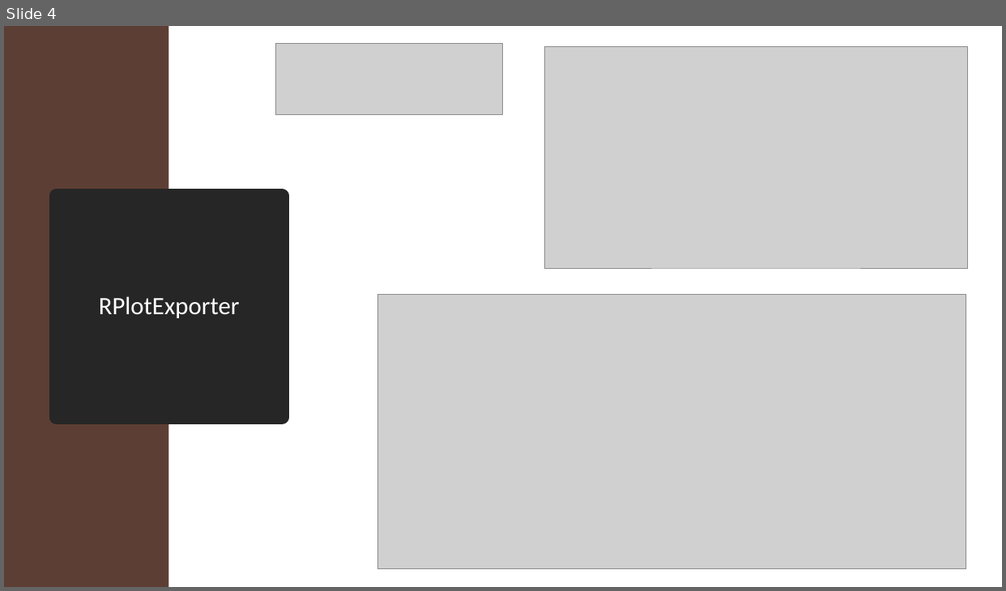
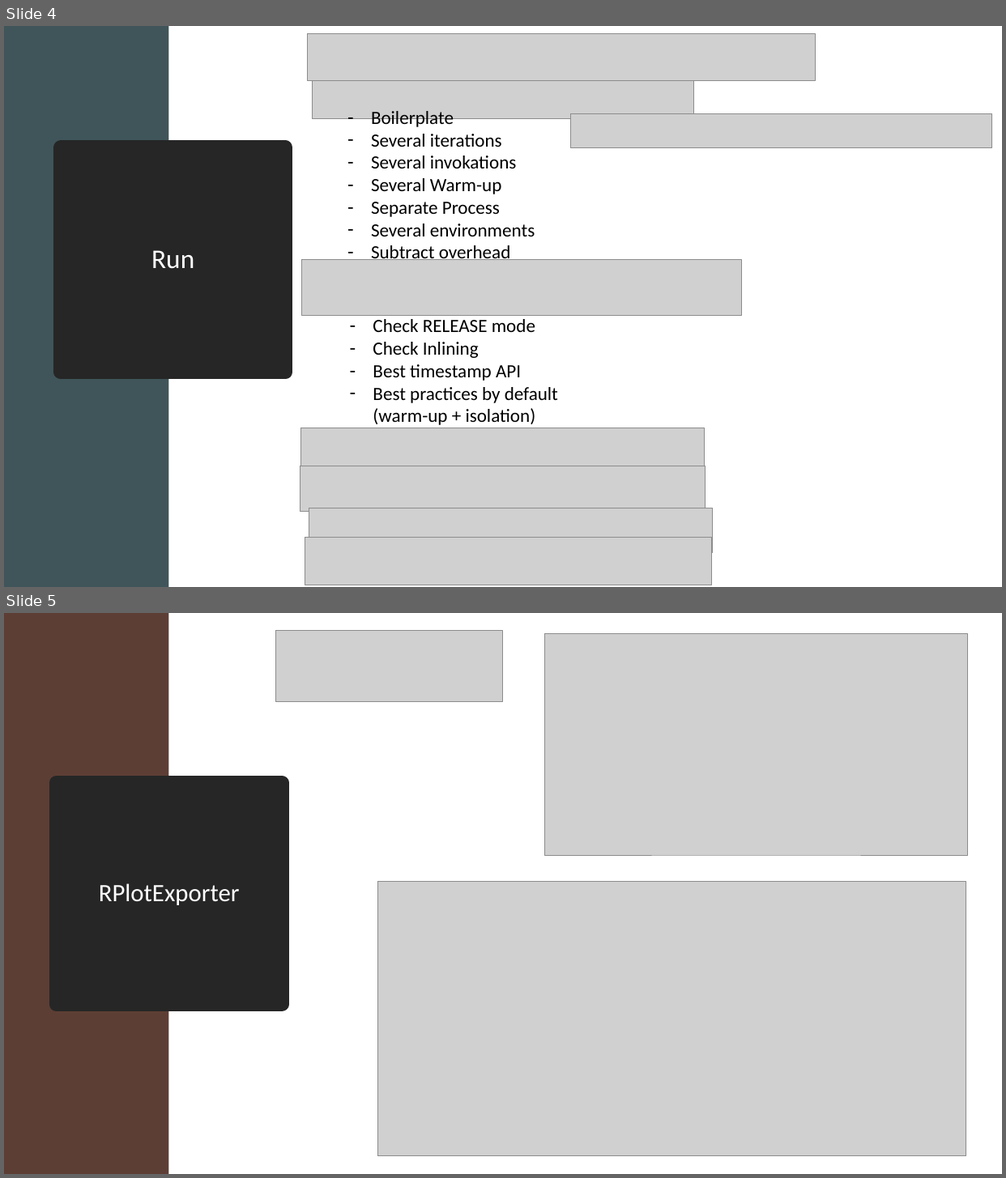
Before and after one commit to sheltertake/dotbench-workshop, a slide deck: 01-benchmark-dotnet/BenchmarkDotNet.pptx. Shown one above the other, each under a label of ours: slide 4 before the commit, slides 4 and 5 after it. The pictures are 1006x591 and 1006x1178 pixels, drawn with LibreOffice and Linux fonts; fonts in the diff are those of the drawing; grey boxes stand for pictures. Boxes give left, top, right and bottom in pixels: in the first picture for what was removed or moved away, otherwise in the second. Text is boxed around its words. In the diff, an @@ line names an element or a change of style, - is before the commit and + after.

```diff
--- a/01-benchmark-dotnet/BenchmarkDotNet.pptx
+++ b/01-benchmark-dotnet/BenchmarkDotNet.pptx
@@ slide 4 added at <box>4,26,1002,587</box>, background #FFFFFF @@
@@ rectangle added at <box>4,26,168,587</box>, fill #3F5559 @@
@@ picture added at <box>308,34,816,81</box> @@
@@ picture added at <box>313,71,694,119</box> @@
@@ text added at <box>371,111,535,260</box>, 18 pt, text #000000 @@
+– Boilerplate
+– Several iterations
+– Several invokations
+– Several Warm-up
+– Separate Process
+– Several environments
+– Subtract overhead
@@ picture added at <box>571,114,992,148</box> @@
@@ title added at <box>61,148,286,373</box>, fill #262626, outline #262626 13.75 pt, 26 pt, text #FFFFFF @@
+Run
@@ picture added at <box>302,259,742,315</box> @@
@@ text added at <box>373,319,558,425</box>, 18 pt, text #000000 @@
+– Check RELEASE mode
+– Check Inlining
+– Best timestamp API
+– Best practices by default (warm-up + isolation)
@@ picture added at <box>301,428,704,480</box> @@
@@ picture added at <box>300,467,705,512</box> @@
@@ picture added at <box>309,508,713,553</box> @@
@@ picture added at <box>305,537,711,585</box> @@
@@ what was slide 4 is now slide 5 @@
```
Also in this commit, not shown: 3 slides changed, 4 other slides added, 5 other files.
